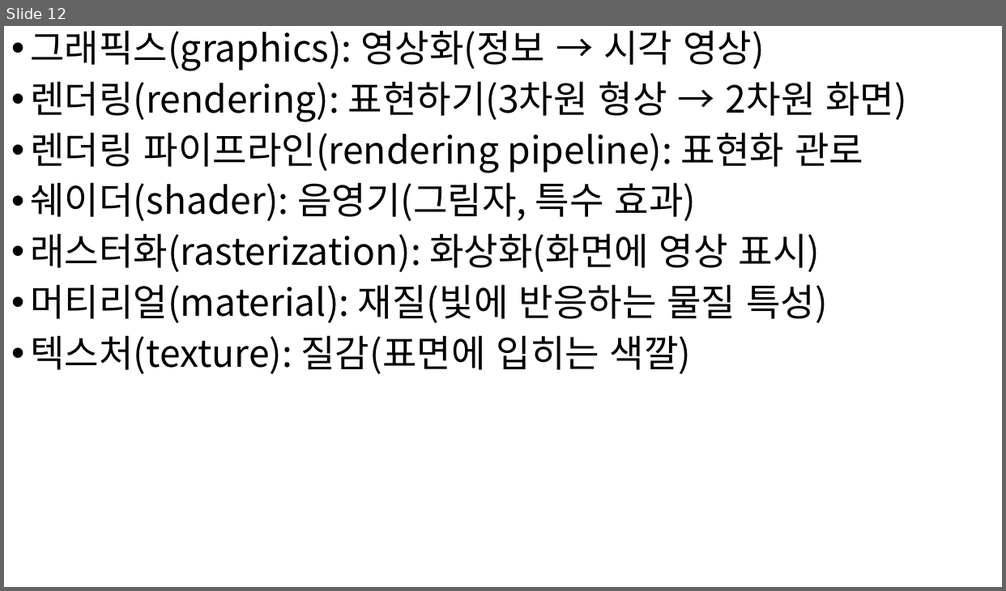
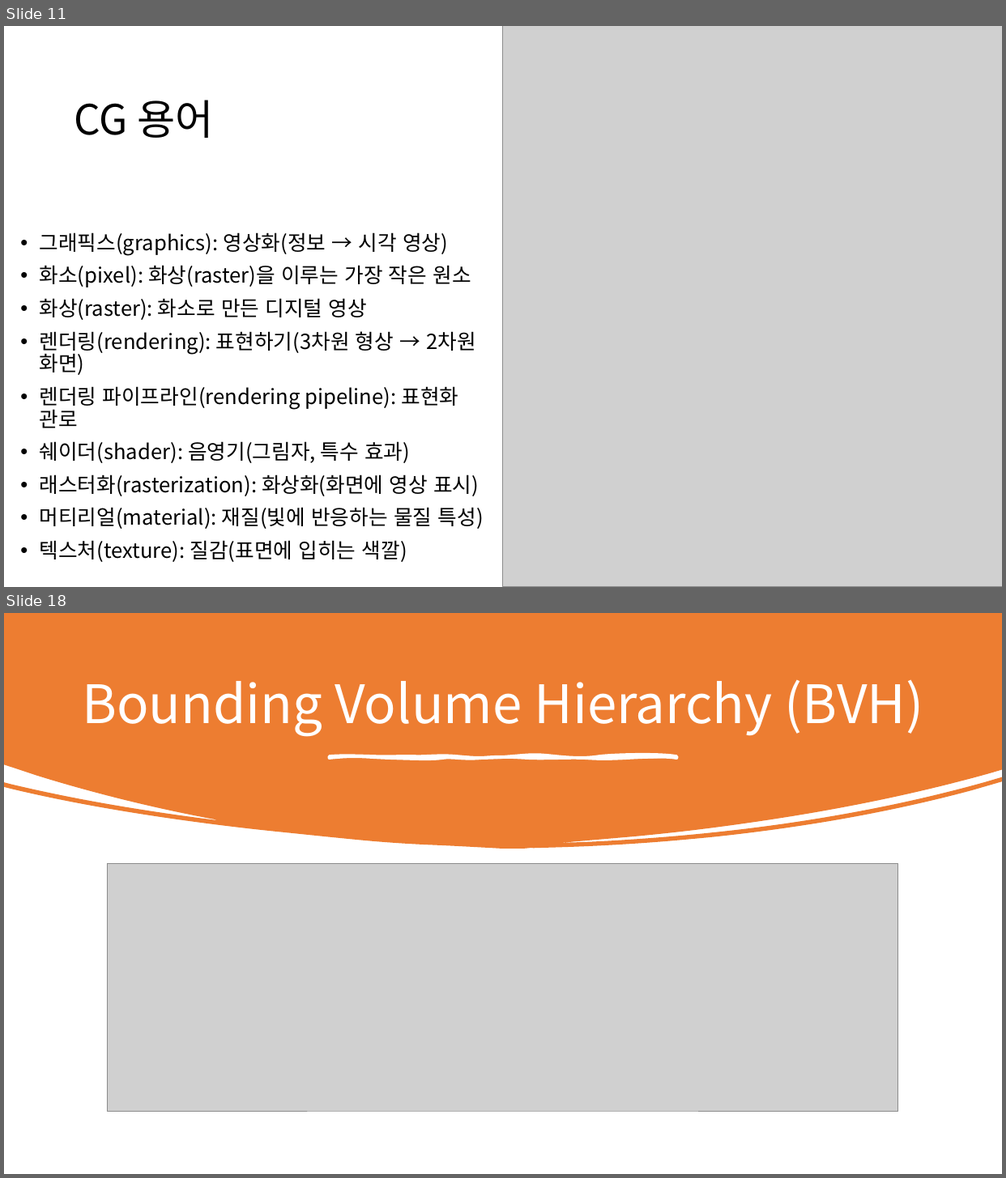
Before and after one commit to mokwongame/OpenGL_2025_2, a slide deck: Graphics 개념.pptx. Shown one above the other, each under a label of ours: slide 12 before the commit, slides 11 and 18 after it; the slides between them are not shown. The pictures are 1006x591 and 1006x1178 pixels, drawn with LibreOffice and Linux fonts; fonts in the diff are those of the drawing; grey boxes stand for pictures. Boxes give left, top, right and bottom in pixels: in the first picture for what was removed or moved away, otherwise in the second. Text is boxed around its words. In the diff, an @@ line names an element or a change of style, - is before the commit and + after.

Commit message:
Graphics 내용 추가

```diff
--- a/Graphics 개념.pptx
+++ b/Graphics 개념.pptx
@@ slide 18 added at [4,613,1002,1174], background #FFFFFF @@
@@ freeform shape added at [4,613,1002,849], fill #ED7D31 @@
@@ title added at [82,679,923,737], 51 pt, text #FFFFFF @@
+Bounding Volume Hierarchy (BVH)
@@ freeform shape added at [330,756,677,758], fill #FFFFFF, outline #FFFFFF 3 pt @@
@@ picture added at [108,864,898,1111] @@
@@ what was slide 12 is now slide 11 @@
@@ slide 11 changed as well @@
@@ rectangle added at [4,26,701,213], fill #FFFFFF @@
@@ picture added at [503,26,1002,587] @@
@@ title added at [74,100,213,138], 40 pt, text #000000 @@
+CG 용어
@@ text "그래픽스(graphics): 영상화(정보 → 시각 영상)": place and size @@
-text "그래픽스(graphics): 영상화(정보 → 시각 영상)" at [30,30,907,374]
+text "그래픽스(graphics): 영상화(정보 → 시각 영상)" at [40,233,484,562]
@@ text "그래픽스(graphics): 영상화(정보 → 시각 영상)" at [40,233,484,562]: vertical alignment top to middle @@
@@ text at [40,233,484,562]: size 36 to 20 pt in "그래픽스(graphics): 영상화(정보 → 시각 영상)", "렌더링(rendering): 표현하기(3차원 형상 → 2차원 화면)", "렌더링 파이프라인(rendering pipeline): 표현화 관로", "쉐이더(shader): 음영기(그림자, 특수 효과)" and 3 more places @@
@@ text at [40,265,471,320]: paragraphs added @@
+• 화소(pixel): 화상(raster)을 이루는 가장 작은 원소
+• 화상(raster): 화소로 만든 디지털 영상
```
Also in this commit, not shown: 18 other slides added, 11 slides removed, 1 other file.
